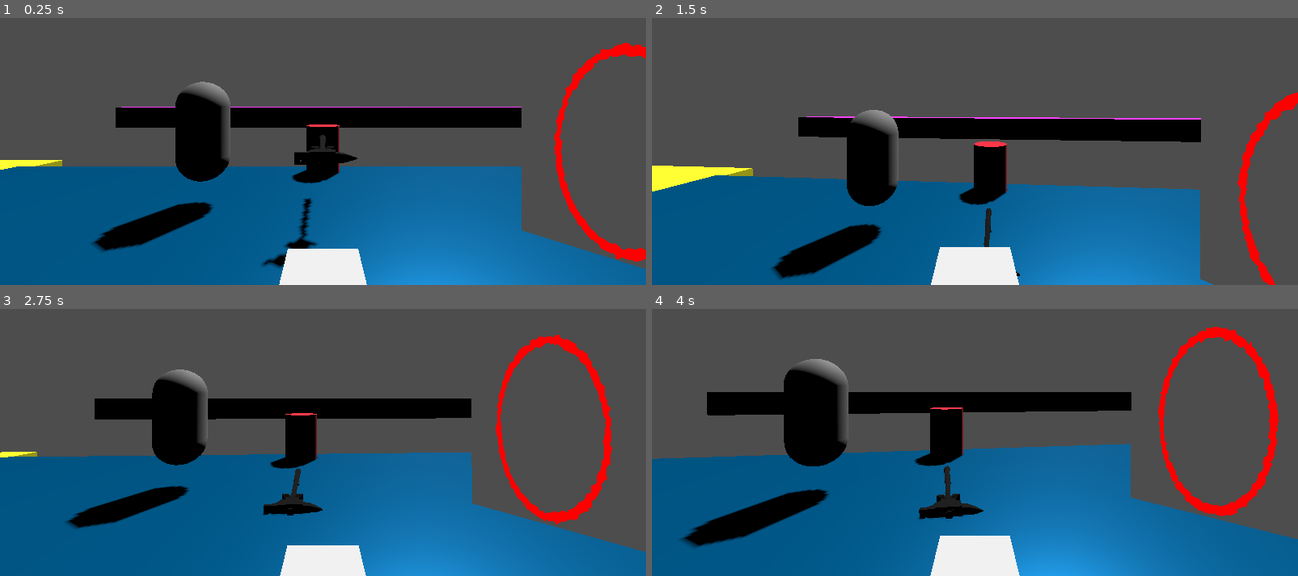
Above: before the commit, frames 1-4 (two rows, left to right).
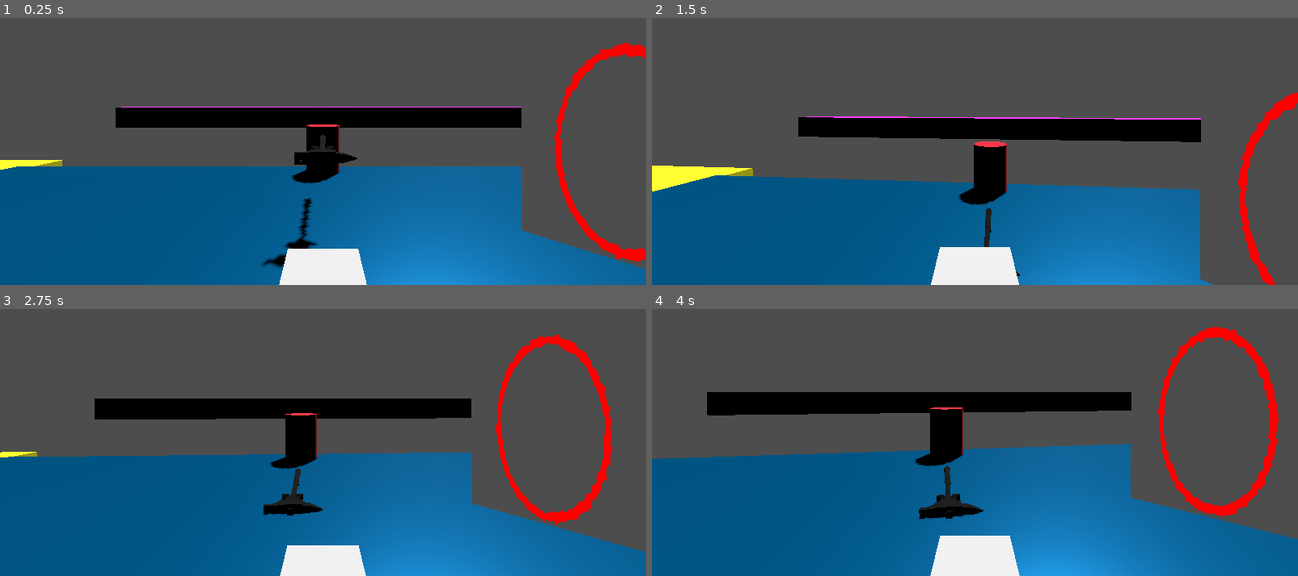
Above: after the commit, the same moments.

Repository: Charlie-Quin/Portals-
Game: Godot game, scene res://scenes/world.tscn
The game is run twice, just before and just after one commit, with the same random seed, the same clock (stepped at 60 frames per second) and the same inputs.
Inputs (mouse positions are in pixels of both pictures, inside the frame that each line leads up to):
- Up to frame 1 (0.25 s): no input
- Up to frame 2 (1.5 s): move the mouse to (1007, 103) at 0.52 s; tap A (a) at 0.6 s; tap Space (jump) at 0.77 s; tap D (d) at 0.8, 1.35 s; move the mouse to (942, 106) at 1.27 s
- Up to frame 3 (2.75 s): tap Space (jump) at 1.52 s; tap S (s) at 1.55, 2.1 s; move the mouse to (335, 389) at 2.02 s; tap W (w) at 2.3 s
- Up to frame 4 (4 s): move the mouse to (968, 399) at 2.77 s; tap W (w) at 2.85 s; tap Space (jump) at 3.02, 3.77 s; tap A (a) at 3.05, 3.6 s; move the mouse to (1020, 399) at 3.52 s; tap D (d) at 3.8 s

The runs differ from the first frame. In frame 1, 3.5% of the frame differs, in the area x 14-36%, y 23-88%; in frame 2, 3.8%; in frame 3, 3.2%; in frame 4, 4.5%, in the area x 4-31%, y 18-90%.

Commit message:
Revert "changed portals for vr camera"
This reverts commit 03e2dddb3d3879638e98d44ab2caaef8715661c4.

Diff:
--- a/levels/vr__player.gd
+++ /dev/null
@@ -1,12 +0,0 @@
-extends Node3D
-
-
-# Called when the node enters the scene tree for the first time.
-func _ready():
-	Globals.VRCAMERA = $XROrigin3D/XRCamera3D
-	pass # Replace with function body.
-
-
-# Called every frame. 'delta' is the elapsed time since the previous frame.
-func _process(delta):
-	pass
--- a/levels/vr__player.tscn
+++ /dev/null
@@ -1,16 +0,0 @@
-[gd_scene load_steps=3 format=3 uid="uid://b2jsbtjdxomeq"]
-
-[ext_resource type="Script" path="res://levels/vr__player.gd" id="1_2ubru"]
-
-[sub_resource type="CapsuleMesh" id="CapsuleMesh_vuxie"]
-
-[node name="VR  player" type="Node3D"]
-script = ExtResource("1_2ubru")
-
-[node name="XROrigin3D" type="XROrigin3D" parent="."]
-
-[node name="XRCamera3D" type="XRCamera3D" parent="XROrigin3D"]
-current = true
-
-[node name="MeshInstance3D" type="MeshInstance3D" parent="."]
-mesh = SubResource("CapsuleMesh_vuxie")
--- a/project.godot
+++ b/project.godot
@@ -59,8 +59,3 @@
 3d_physics/layer_3="walls"
 3d_physics/layer_4="items"
 3d_physics/layer_5="grabber"
-
-[xr]
-
-openxr/enabled=true
-shaders/enabled=true
--- a/scenes/world.tscn
+++ b/scenes/world.tscn
@@ -1,10 +1,9 @@
-[gd_scene load_steps=22 format=3 uid="uid://c846xrm4uahcx"]
+[gd_scene load_steps=21 format=3 uid="uid://c846xrm4uahcx"]
 
 [ext_resource type="Shader" path="res://shaders/cutoff.gdshader" id="1_4j5p8"]
 [ext_resource type="Script" path="res://scripts/cuttableMesh.gd" id="2_powcp"]
 [ext_resource type="PackedScene" uid="uid://bq1tkyat0bymw" path="res://scenes/portal.tscn" id="3_td0wn"]
 [ext_resource type="PackedScene" uid="uid://b7gkcloxvcyqv" path="res://scenes/player.tscn" id="4_qxofc"]
-[ext_resource type="PackedScene" uid="uid://b2jsbtjdxomeq" path="res://levels/vr__player.tscn" id="4_v1u7b"]
 [ext_resource type="PackedScene" uid="uid://ddukwn3mgo14e" path="res://items/anvil_hammer.tscn" id="4_vicxm"]
 
 [sub_resource type="FastNoiseLite" id="FastNoiseLite_yta80"]
@@ -89,8 +88,9 @@
 material = SubResource("StandardMaterial3D_uuctm")
 
 [node name="portal1" parent="." node_paths=PackedStringArray("targetPortal") instance=ExtResource("3_td0wn")]
+transform = Transform3D(1, 0, 0, 0, 1, 0, 0, 0, 1, 0, 0, 0.368)
 targetPortal = NodePath("../portal2")
-color = Color(0.141176, 0.6, 0.65098, 1)
+color = Color(0.352941, 0.615686, 0.184314, 1)
 
 [node name="portal2" parent="." node_paths=PackedStringArray("targetPortal") instance=ExtResource("3_td0wn")]
 transform = Transform3D(-0.656151, 0, 0.754629, 0, 1, 0, -0.754629, 0, -0.656151, 3.76751, 0, -5.2094)
@@ -150,9 +150,6 @@
 size = Vector3(11.3444, 1, 24.8003)
 material = SubResource("StandardMaterial3D_uufj1")
 
-[node name="VR  player" parent="." instance=ExtResource("4_v1u7b")]
-transform = Transform3D(1, 0, 0, 0, 1, 0, 0, 0, 1, -2.41429, 0, -7.03335)
-
 [node name="player" parent="." instance=ExtResource("4_qxofc")]
 transform = Transform3D(1, 0, 0, 0, 1, 0, 0, 0, 1, 0, 0, -2.22347)
 
--- a/scripts/Globals.gd
+++ b/scripts/Globals.gd
@@ -1,5 +1,3 @@
 extends Node
 
 var player : CharacterBody3D
-
-var VRCAMERA : XRCamera3D
--- a/scripts/portal.gd
+++ b/scripts/portal.gd
@@ -40,15 +40,17 @@
 # Called every frame. 'delta' is the elapsed time since the previous frame.
 func _process(delta):
 
-	if not Globals.VRCAMERA:
-		return
+	if not player:
+		player = Globals.player
+		if not player:
+			return
 
 	if not myWall:
 		$wallCheck.force_raycast_update()
 		myWall = $wallCheck.get_collider()
 
 	# we want the player's global matrix as relative to the target portal
-	var m = targetPortal.global_transform.rotated_local(Vector3.UP,PI) * global_transform.affine_inverse() * Globals.VRCAMERA.global_transform
+	var m = targetPortal.global_transform.rotated_local(Vector3.UP,PI) * global_transform.affine_inverse() * player.neck.global_transform
 	camera.transform = m
 
 	camera.near = max(0.05,(camera.position - targetPortal.global_position).length() - 1.5)
